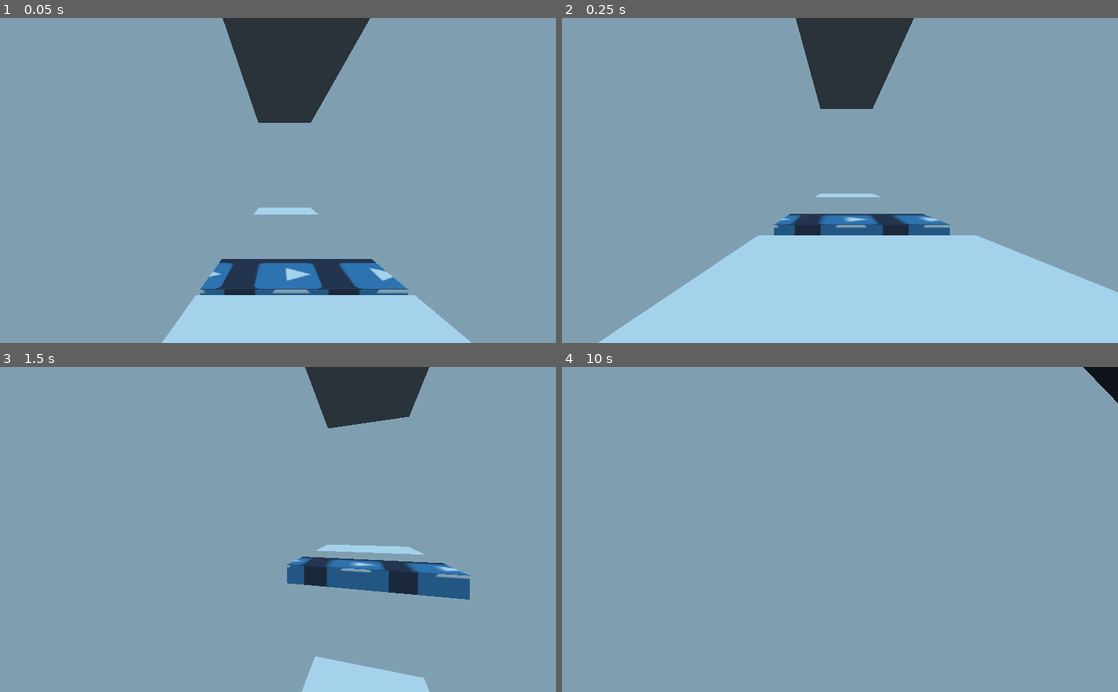
Above: before the commit, frames 1-4 (two rows, left to right).
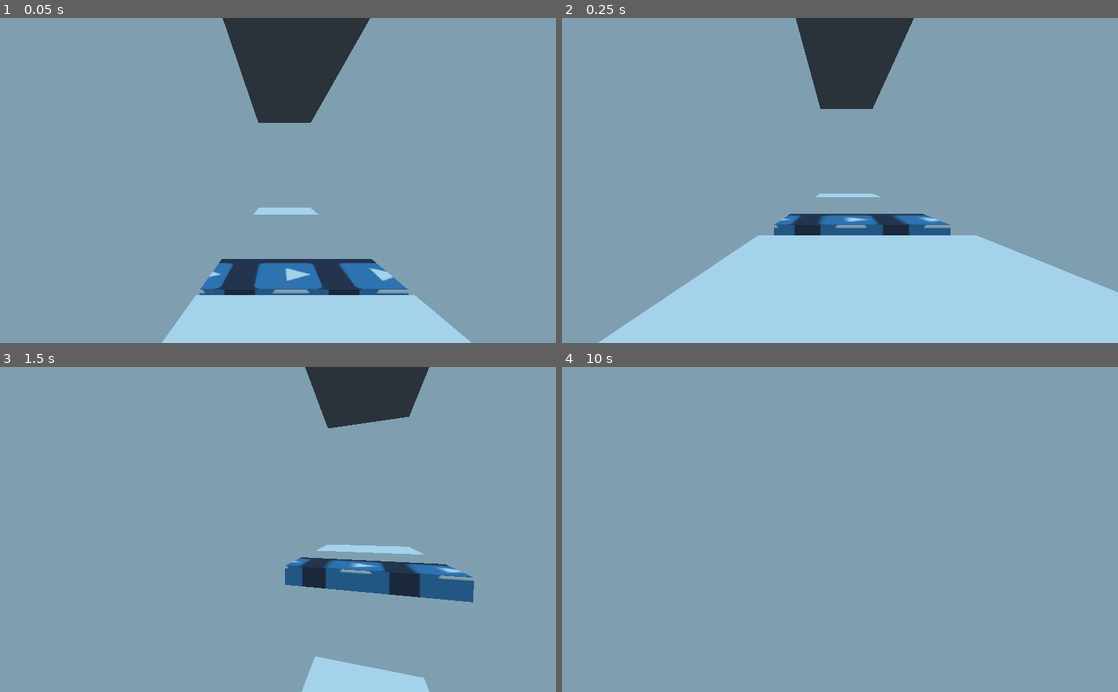
Above: after the commit, the same moments.

Repository: TrueSgtMonkey/godot_basic_moving_platforms_improved
Game: Godot game, scene res://moving_platforms_test/MovingPlatformsTestLevel.tscn
Two runs of this game, one before a commit and one after it. Both use one fixed random seed, a clock stepped at 60 frames per second and the inputs below. The engine's default icon, where the game draws it, is replaced by a stand-in: a white triangle on a blue panel in a dark square.
Inputs (mouse positions are in pixels of both pictures, inside the frame that each line leads up to):
- Up to frame 1 (0.05 s): no input
- Up to frame 2 (0.25 s): no input
- Up to frame 3 (1.5 s): move the mouse to (305, 529) at 0.52 s; hold Ctrl 0.53-1.28 s; hold W from 0.53 s (still down); tap Space at 0.77 s; move the mouse to (250, 529) at 1.27 s; tap Ctrl at 1.35 s
- Up to frame 4 (10 s): tap Space at 1.52, 3.02, 3.77, 4.25, 4.52, 5.75, 6.02, 6.77, 7.25, 7.52, 9.02, 9.77 s; move the mouse to (851, 523) at 2.02 s; hold Ctrl 2.03-2.78 s; move the mouse to (834, 536) at 2.77 s; tap Ctrl every 1.5 s from 2.85 to 8.85 s; tap Enter at 3.5, 5, 6.5 s; move the mouse to (878, 532) at 3.52 s; hold Ctrl 3.53-4.28 s; move the mouse to (795, 526) at 4.27 s; move the mouse to (845, 529) at 5.02 s; hold Ctrl 5.03-5.78 s; move the mouse to (817, 523) at 5.77 s; release W at 5.78 s; hold D 5.78-6.53 s; move the mouse to (867, 529) at 6.52 s; hold Ctrl 6.53-7.28 s; hold W 6.53-8.78 s; move the mouse to (812, 529) at 7.27 s; move the mouse to (851, 523) at 8.02 s; hold Ctrl 8.03-8.78 s; move the mouse to (834, 536) at 8.77 s; hold A 8.78-9.53 s; move the mouse to (878, 532) at 9.52 s; hold W from 9.53 s (still down); hold Ctrl from 9.53 s (still down)

The runs differ from the first frame. In frame 1, less than 0.1% of the frame differs, in the area x 35-74%, y 79-86%; in frame 2, less than 0.1%; in frame 3, 0.8%, in the area x 51-86%, y 58-73%; in frame 4, 0.4%.

Commit message:
project_start
Use this to follow along with the video and code with me!

Diff:
--- a/MovingPlatformsTest/moving_platforms_test/MovingPlatformsTestLevel.tscn
+++ b/MovingPlatformsTest/moving_platforms_test/MovingPlatformsTestLevel.tscn
@@ -17,24 +17,14 @@
 direction = Vector3( 0, 0, -1 )
 speed = 2.0
 
-[node name="Place" parent="entity_27_func_group" index="2"]
-transform = Transform( 1, 0, 0, 0, 1, 0, 0, 0, 1, 0, 0, -4.1208 )
-
 [node name="entity_2_func_group" parent="." instance=ExtResource( 7 )]
 time = 2.0
 direction = Vector3( 0, -1, 0 )
 speed = 1.0
 delayTime = 3.0
 
-[node name="Place" parent="entity_2_func_group" index="2"]
-transform = Transform( 1, 0, 0, 0, 1, 0, 0, 0, 1, 0, -1.9999, 0 )
-
 [node name="PivotPoint" parent="." instance=ExtResource( 6 )]
 transform = Transform( 1, 0, 0, 0, 1, 0, 0, 0, 1, -14.5625, 2, -7 )
 
 [node name="Player" parent="." instance=ExtResource( 1 )]
 transform = Transform( 1, 0, 0, 0, 1, 0, 0, 0, 1, -9.625, 3.06564, -8 )
-
-[editable path="entity_27_func_group"]
-
-[editable path="entity_2_func_group"]
--- a/MovingPlatformsTest/moving_platforms_test/scripts/MovingPlatformTest.gd
+++ b/MovingPlatformsTest/moving_platforms_test/scripts/MovingPlatformTest.gd
@@ -1,6 +1,8 @@
 extends KinematicBody
 
 export (float) var time = 5.0
+export (Vector3) var direction = Vector3(1,0,0)
+export (float) var speed = 1.5
 export (float) var delayTime = 1.5
 
 var places = []
@@ -28,13 +30,10 @@
 	delayUp = true
 	add_child(timer)
 	add_child(delay)
-	velocity = ($Place.global_transform.origin - global_transform.origin) / time
-
-	for node in $Place.get_children():
-		node.queue_free()
+	velocity = direction.normalized() * speed
 
 	places.append(global_transform.origin)
-	places.append($Place.global_transform.origin)
+	places.append(global_transform.origin + (direction.normalized() * speed * time))
 
 func timeUp():
 	timeUp = true
--- a/MovingPlatformsTest/moving_platforms_test/sub_scenes/moveable_platform_sideways.tscn
+++ b/MovingPlatformsTest/moving_platforms_test/sub_scenes/moveable_platform_sideways.tscn
@@ -34,9 +34,7 @@
 [node name="entity_27_mesh_instance" type="MeshInstance" parent="."]
 use_in_baked_light = true
 mesh = SubResource( 2 )
-material/0 = SubResource( 3 )
+material/0 = SubResource( 4 )
 
 [node name="entity_27_brush_0_collision_shape" type="CollisionShape" parent="."]
-shape = SubResource( 4 )
-
-[node name="Place" type="Spatial" parent="."]
+shape = SubResource( 3 )
--- a/MovingPlatformsTest/moving_platforms_test/sub_scenes/moveable_platform_vertical.tscn
+++ b/MovingPlatformsTest/moving_platforms_test/sub_scenes/moveable_platform_vertical.tscn
@@ -34,14 +34,7 @@
 [node name="entity_2_mesh_instance" type="MeshInstance" parent="."]
 use_in_baked_light = true
 mesh = SubResource( 2 )
-material/0 = SubResource( 3 )
+material/0 = SubResource( 4 )
 
 [node name="entity_2_brush_0_collision_shape" type="CollisionShape" parent="."]
-shape = SubResource( 4 )
-
-[node name="Place" type="Spatial" parent="."]
-
-[node name="entity_2_mesh_instance2" type="MeshInstance" parent="Place"]
-use_in_baked_light = true
-mesh = SubResource( 2 )
-material/0 = SubResource( 3 )
+shape = SubResource( 3 )
Not shown: 1 places in MovingPlatformsTest/moving_platforms_test/sub_scenes/moveable_platform_sideways.tscn that only renumber resources
Not shown: 1 places in MovingPlatformsTest/moving_platforms_test/sub_scenes/moveable_platform_vertical.tscn that only renumber resources
